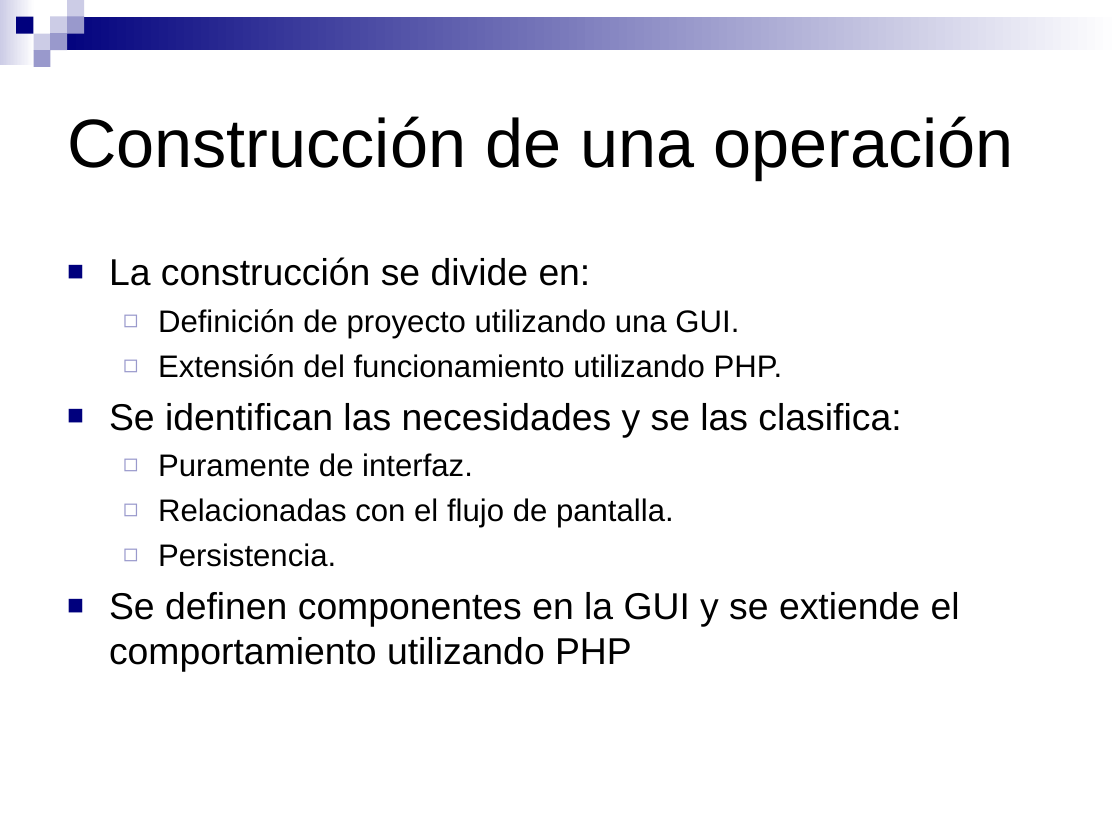
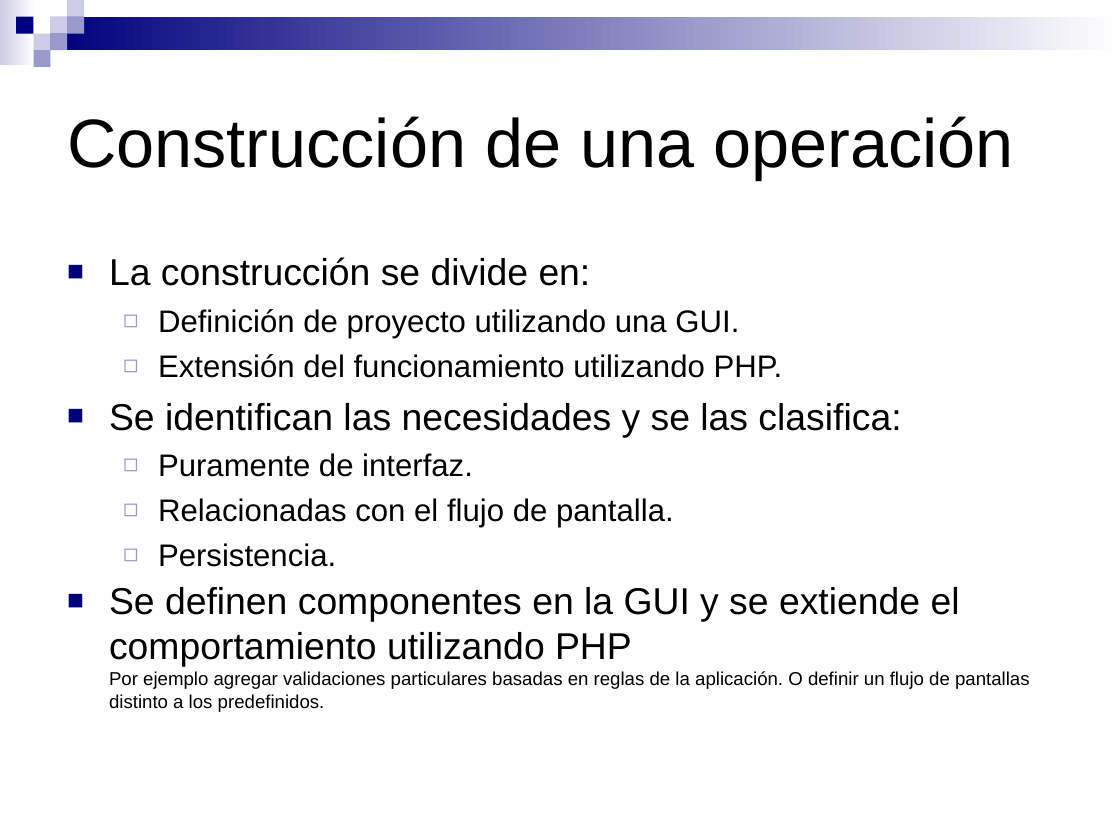
Before and after one commit to SIU-Toba/framework, a slide deck: slide 7 of doc/presentacion/Jornadas JAIIO.ppt (slide 5 before the commit). Drawn at 1120x840 pixels with LibreOffice and Linux fonts; fonts in the diff are those of the drawing. Boxes give left, top, right and bottom in pixels: in the first picture for what was removed or moved away, otherwise in the second. Text is boxed around its words. In the diff, an @@ line names an element or a change of style, - is before the commit and + after.

```diff
--- a/doc/presentacion/Jornadas JAIIO.ppt
+++ b/doc/presentacion/Jornadas JAIIO.ppt
@@ text at <box>109,587,1030,712</box>: text changed; size 24 to 12 pt @@
-■ Se definen componentes en la GUI y se extiende el comportamiento utilizando PHP
+■ Se definen componentes en la GUI y se extiende el comportamiento utilizando PHP
+  Por ejemplo agregar validaciones particulares basadas en reglas de la aplicación. O definir un flujo de pantallas distinto a los predefinidos.
```
Also in this commit, not shown: 2 other slides changed, 4 slides added, 2 slides removed.
